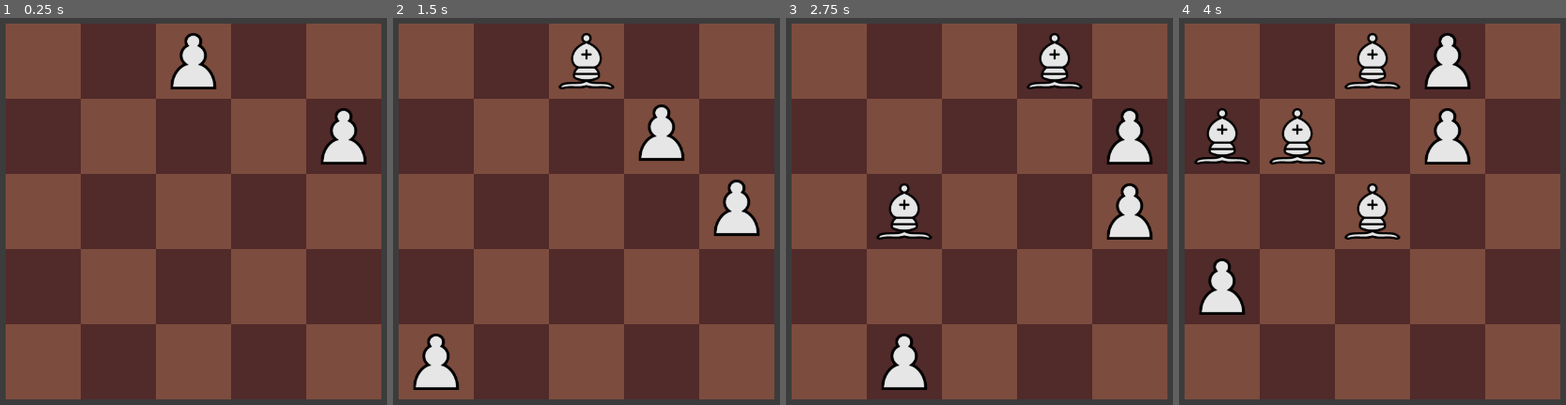
Above: before the commit, frames 1-4 (left to right).
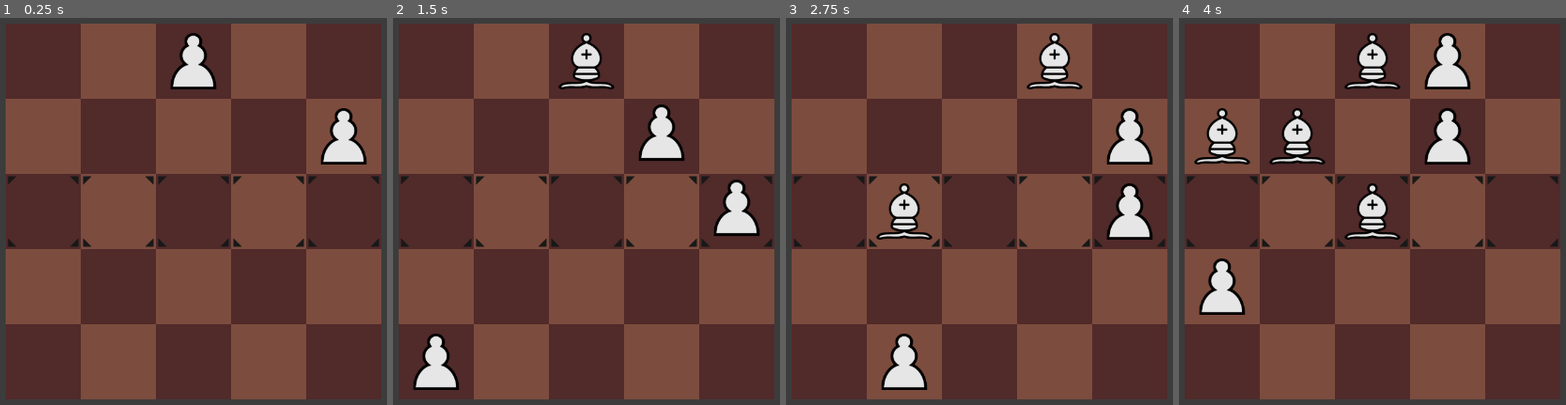
Above: after the commit, the same moments.

Repository: abaker-skudlarek/ChessTiles
Game: Godot game, scene res://Scenes/main.tscn
Same seed, same stepped clock (60 frames per second), same inputs: the game is played once before the commit and once after it. The engine's default icon, where the game draws it, is replaced by a stand-in: a white triangle on a blue panel in a dark square.
Inputs (mouse positions are in pixels of both pictures, inside the frame that each line leads up to):
- Up to frame 1 (0.25 s): no input
- Up to frame 2 (1.5 s): tap Enter at 0.5 s; move the mouse to (679, 172) at 0.52 s; press the mouse at (679, 172) at 0.53 s; hold Right (slide_move_right) 0.53-1.28 s; tap Space at 1.25 s; move the mouse to (501, 250) at 1.27 s; release the mouse at (501, 250) at 1.28 s; hold Down (slide_move_down) from 1.28 s (still down); click (501, 250) at 1.35 s
- Up to frame 3 (2.75 s): tap Enter at 2 s; move the mouse to (1022, 45) at 2.02 s; release Down (slide_move_down) at 2.03 s; press the mouse at (1022, 45) at 2.03 s; hold Right (slide_move_right) from 2.03 s (still down)
- Up to frame 4 (4 s): tap Space at 2.75 s; move the mouse to (1353, 362) at 2.77 s; release Right (slide_move_right) at 2.78 s; release the mouse at (1353, 362) at 2.78 s; hold Up (slide_move_up) 2.78-3.53 s; click (1353, 362) at 2.85 s; tap Enter at 3.5 s; move the mouse to (1500, 323) at 3.52 s; press the mouse at (1500, 323) at 3.53 s; hold Left (slide_move_left) from 3.53 s (still down)

The runs differ from the first frame. In frame 1, 92% of the frame differs, in the area x 1-99%, y 1-99%; in frame 2, 90%; in frame 3, 89%; in frame 4, 87%.

Commit message:
updated move overlay. moving to laptop

Diff:
--- a/Scripts/Game/board.gd
+++ b/Scripts/Game/board.gd
@@ -4,8 +4,6 @@
 # -- Variables -- #
 # ------------------------------------------------------------------------------------------------ #
 
-const LIGHT_SQUARE_PATH: CompressedTexture2D = preload("res://Sprites/Squares/square_brown_dark.png")
-const DARK_SQUARE_PATH: CompressedTexture2D = preload("res://Sprites/Squares/square_brown_light.png")
 const GRID_X_START_POSITION: int = 104
 const GRID_Y_START_POSITION: int = 384
 const GRID_OFFSET: int = 128
@@ -197,14 +195,32 @@
 
 # ------------------------------------------------------------------------------------------------ #
 
+# TODO: might be temporary, testing what the overlays look like
+func _spawn_square_overlays(overlay_locations: Array):
+	for i in overlay_locations.size():
+		print("overlay_location: ", overlay_locations[i])
+
+		# TODO: also, probably need to add these overlays to a list so we can delete them when the player clicks on another piece or clicks on a space to move to
+
+		var overlay_sprite = Sprite2D.new()
+		overlay_sprite.texture = ResourceManager.move_square_overlay
+		overlay_sprite.position = _grid_to_pixel(overlay_locations[i])
+		add_child(overlay_sprite)
+
+# ------------------------------------------------------------------------------------------------ #
+
 ## Generate the board background by creating a grid of alternating sprites
 func _generate_board_background() -> void:
 	for i in GRID_WIDTH:
 		for j in GRID_HEIGHT:
 			var sprite = Sprite2D.new()
-			sprite.texture = DARK_SQUARE_PATH if (i + j) % 2 == 0 else LIGHT_SQUARE_PATH
+			sprite.texture = ResourceManager.square_backgrounds["dark"] if (i + j) % 2 == 0 else ResourceManager.square_backgrounds["light"]
 			sprite.position = _grid_to_pixel(Vector2(i, j))
 			add_child(sprite)
+
+	# TODO: just for testing, this needs to happen when a piece is clicked on for a chess move
+	var locations = [Vector2(0,2), Vector2(1, 2), Vector2(2,2), Vector2(3,2), Vector2(4,2)]
+	_spawn_square_overlays(locations)
 
 # ------------------------------------------------------------------------------------------------ #
 
--- a/Scripts/Managers/resource_manager.gd
+++ b/Scripts/Managers/resource_manager.gd
@@ -7,6 +7,13 @@
 # ------------------------------------------------------------------------------------------------ #
 # -- Variables -- #
 # ------------------------------------------------------------------------------------------------ #
+
+@onready var square_backgrounds: Dictionary = {
+	"light": preload("res://Sprites/Squares/square_brown_light.png"),
+	"dark": preload("res://Sprites/Squares/square_brown_dark.png")
+}
+
+@onready var move_square_overlay = preload("res://Sprites/Squares/move_square_overlay.png")
 
 @onready var player_pieces: Dictionary = {
 	"pawn": preload("res://Scenes/Pieces/Player/player_pawn.tscn"),
Binary file added: Sprites/Squares/move_square_overlay.png
Not shown, added: Sprites/Squares/move_square_overlay.png.import
